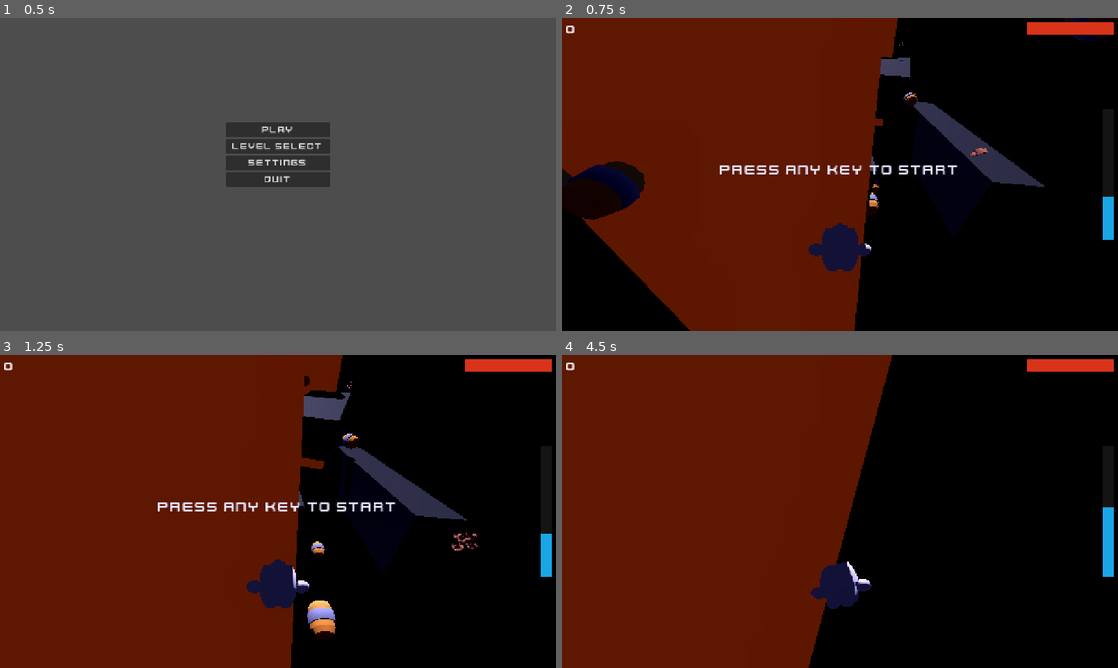
Above: before the commit, frames 1-4 (two rows, left to right).
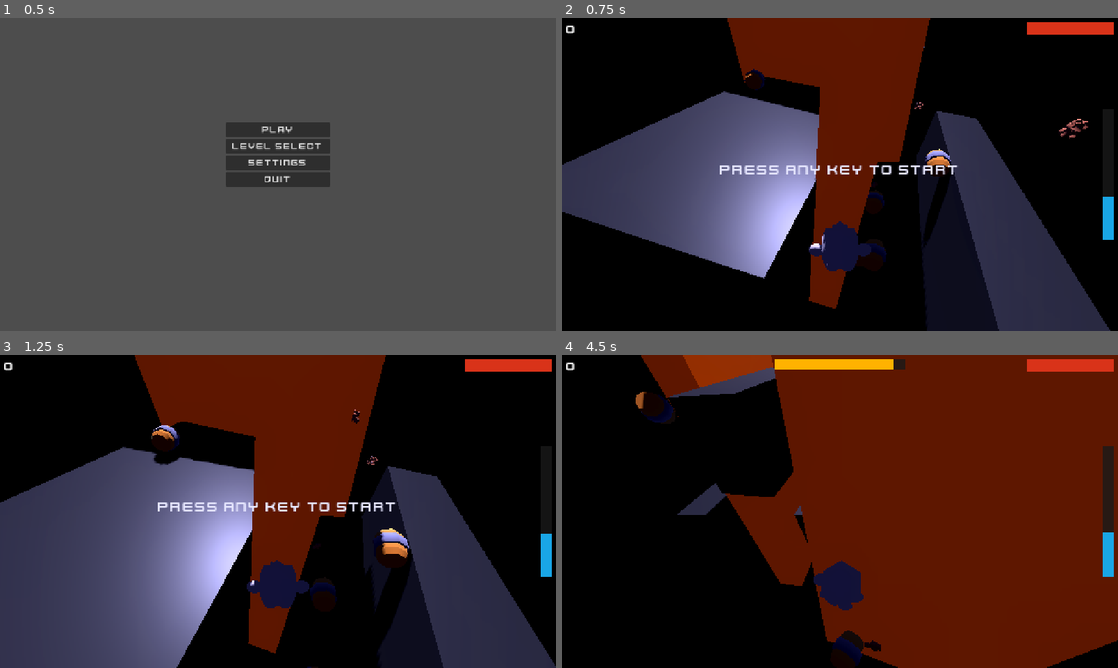
Above: after the commit, the same moments.

Repository: Dinozor/space-jumper
Game: Godot game, scene res://game/main/main.tscn
Same seed, same stepped clock (60 frames per second), same inputs: the game is played once before the commit and once after it.
Inputs (mouse positions are in pixels of both pictures, inside the frame that each line leads up to):
- Up to frame 1 (0.5 s): no input
- Up to frame 2 (0.75 s): click "Play" at 0.5 s
- Up to frame 3 (1.25 s): no input
- Up to frame 4 (4.5 s): tap Enter at 1.25, 4.25 s; move the mouse to (962, 495) at 1.27 s; hold D (move_right) 1.28-2.03 s; click (962, 495) at 1.42 s; move the mouse to (728, 527) at 2.02 s; hold S (move_back) 2.03-2.78 s; move the mouse to (895, 442) at 2.77 s; hold D (move_right) 2.78-3.5 s; click (840, 527) at 3.5 s, where only the run after the commit has a clickable "Restart"; move the mouse to (812, 574) at 4.27 s; hold W (move_forward) from 4.28 s (still down); click (812, 574) at 4.42 s

Frame 1 is identical in both runs. In frame 2, 55% of the frame differs, in the area x 0-99%, y 0-100%; in frame 3, 59%; in frame 4, 85%, in the area x 0-100%, y 0-100%.

Commit message:
feat(spawner): spawn table resource replaces hardcoded corridor ratios
SpawnEntry (scene, weight, min_difficulty, fall_speed_override,
is_centered) and SpawnTable (weighted pick() filtered by difficulty)
are new Resource classes in core/models/.

default_debris.tres encodes the existing spawn mix as data:
safe×6 / hazard×2 / wall×1.5 / doorway×0.5, matching the previous
hardcoded ratios (≈60/20/15/5 %).

CorridorSpawner gains @export var spawn_table: SpawnTable; when set,
_spawn_from_table() drives object selection and placement (using
entry.is_centered and entry.fall_speed_override). The legacy
scene-export path is preserved as a fallback. game.tscn wires the
new resource to the CorridorSpawner node.

Co-Authored-By: Claude Sonnet 4.6 <noreply@anthropic.com>

Diff:
--- /dev/null
+++ b/core/models/spawn_entry.gd
@@ -0,0 +1,10 @@
+class_name SpawnEntry
+extends Resource
+
+## One entry in a SpawnTable: what object to spawn and how often.
+
+@export var scene: PackedScene
+@export var weight: float = 1.0
+@export var min_difficulty: float = 0.0
+@export var fall_speed_override: float = 0.0
+@export var is_centered: bool = false
--- /dev/null
+++ b/core/models/spawn_table.gd
@@ -0,0 +1,24 @@
+class_name SpawnTable
+extends Resource
+
+## Collection of SpawnEntry items; picks one by weighted random selection.
+
+@export var entries: Array[SpawnEntry] = []
+
+
+## Returns a random entry eligible at the given difficulty, weighted by entry.weight.
+func pick(difficulty: float) -> SpawnEntry:
+	var eligible: Array[SpawnEntry] = []
+	var total: float = 0.0
+	for e: SpawnEntry in entries:
+		if e.scene != null and e.min_difficulty <= difficulty:
+			eligible.append(e)
+			total += e.weight
+	if eligible.is_empty():
+		return null
+	var roll: float = randf() * total
+	for e: SpawnEntry in eligible:
+		roll -= e.weight
+		if roll <= 0.0:
+			return e
+	return eligible[-1]
--- a/game/gameplay/game.tscn
+++ b/game/gameplay/game.tscn
@@ -1,20 +1,21 @@
 [gd_scene format=3 uid="uid://cpef5tcmsob8f"]
 
-[ext_resource type="PackedScene" path="res://game/objects/debris_doorway.tscn" id="Scene_DebrisDoorway"]
+[ext_resource type="PackedScene" uid="uid://debrdoorw01" path="res://game/objects/debris_doorway.tscn" id="Scene_DebrisDoorway"]
 [ext_resource type="PackedScene" uid="uid://debrisha0rd1" path="res://game/objects/debris_hazard.tscn" id="Scene_DebrisHazard"]
 [ext_resource type="PackedScene" uid="uid://debrissafe01" path="res://game/objects/debris_safe.tscn" id="Scene_DebrisSafe"]
-[ext_resource type="PackedScene" path="res://game/objects/debris_wall.tscn" id="Scene_DebrisWall"]
+[ext_resource type="PackedScene" uid="uid://dwutydur07qr8" path="res://game/objects/debris_wall.tscn" id="Scene_DebrisWall"]
 [ext_resource type="PackedScene" uid="uid://dp4g5kwtgxq0d" path="res://game/ui/game_over.tscn" id="Scene_GameOver"]
 [ext_resource type="PackedScene" uid="uid://hudscene001" path="res://game/ui/hud.tscn" id="Scene_HUD"]
+[ext_resource type="PackedScene" uid="uid://pickboost01" path="res://game/objects/pickup_boost.tscn" id="Scene_PickupBoost"]
+[ext_resource type="PackedScene" uid="uid://pickhp001" path="res://game/objects/pickup_health.tscn" id="Scene_PickupHealth"]
 [ext_resource type="PackedScene" uid="uid://playerscene1" path="res://game/player/player.tscn" id="Scene_Player"]
 [ext_resource type="PackedScene" uid="uid://crvi684jvpq3d" path="res://game/objects/space_station.tscn" id="Scene_SpaceStation"]
 [ext_resource type="Script" uid="uid://din7h273lfkkr" path="res://game/systems/corridor_spawner.gd" id="Script_CorridorSpawner"]
 [ext_resource type="Script" uid="uid://bbd8l7wusl2q7" path="res://game/systems/drift_tracker.gd" id="Script_DriftTracker"]
 [ext_resource type="Script" uid="uid://c81nx6jtrhhro" path="res://game/gameplay/game.gd" id="Script_Game"]
 [ext_resource type="Script" uid="uid://bewj2th0xnmhd" path="res://game/systems/level_manager.gd" id="Script_LevelManager"]
-[ext_resource type="Script" path="res://game/systems/pickup_spawner.gd" id="Script_PickupSpawner"]
-[ext_resource type="PackedScene" uid="uid://pickhp001" path="res://game/objects/pickup_health.tscn" id="Scene_PickupHealth"]
-[ext_resource type="PackedScene" uid="uid://pickboost01" path="res://game/objects/pickup_boost.tscn" id="Scene_PickupBoost"]
+[ext_resource type="Script" uid="uid://d0dw2sdlydfae" path="res://game/systems/pickup_spawner.gd" id="Script_PickupSpawner"]
+[ext_resource type="Resource" uid="uid://c8ngbllbcliyy" path="res://resources/spawn_tables/default_debris.tres" id="SpawnTable_Default"]
 
 [sub_resource type="ProceduralSkyMaterial" id="ProcSky_1"]
 sky_top_color = Color(0.005, 0.005, 0.04, 1)
@@ -61,8 +62,9 @@
 hazard_debris_scene = ExtResource("Scene_DebrisHazard")
 wall_debris_scene = ExtResource("Scene_DebrisWall")
 doorway_debris_scene = ExtResource("Scene_DebrisDoorway")
+spawn_table = ExtResource("SpawnTable_Default")
 
-[node name="PickupSpawner" type="Node" parent="."]
+[node name="PickupSpawner" type="Node" parent="." unique_id=810681251]
 script = ExtResource("Script_PickupSpawner")
 pickup_scene = ExtResource("Scene_PickupHealth")
 boost_pickup_scene = ExtResource("Scene_PickupBoost")
--- a/game/systems/corridor_spawner.gd
+++ b/game/systems/corridor_spawner.gd
@@ -7,13 +7,14 @@
 @export var hazard_debris_scene: PackedScene
 @export var wall_debris_scene: PackedScene
 @export var doorway_debris_scene: PackedScene
-@export var spawn_interval: float = 0.1
+@export var spawn_interval: float = 0.3
 @export var spawn_z_range: float = 12.0
 @export var initial_fill_count: int = 36
 @export var fall_speed_min: float = 5.0
 @export var fall_speed_max: float = 12.0
 @export var wall_spawn_ratio: float = 0.15
 @export var doorway_spawn_ratio: float = 0.05
+@export var spawn_table: SpawnTable
 
 var _timer: float = 0.0
 
@@ -31,6 +32,23 @@
 
 
 func _spawn_at(y: float) -> void:
+	if spawn_table != null:
+		_spawn_from_table(y)
+	else:
+		_spawn_legacy(y)
+
+
+func _spawn_from_table(y: float) -> void:
+	var entry: SpawnEntry = spawn_table.pick(0.0)
+	if entry == null:
+		return
+	var instance: Node3D = entry.scene.instantiate()
+	add_child(instance)
+	_place_instance(instance, y, entry.is_centered)
+	(instance as RigidBody3D).linear_velocity = Vector3(0.0, -_pick_speed(entry), 0.0)
+
+
+func _spawn_legacy(y: float) -> void:
 	var scene: PackedScene = _choose_scene()
 	if scene == null:
 		return
@@ -38,8 +56,15 @@
 	add_child(instance)
 	var centered: bool = scene == wall_debris_scene or scene == doorway_debris_scene
 	_place_instance(instance, y, centered)
-	var speed: float = randf_range(fall_speed_min, fall_speed_max)
-	(instance as RigidBody3D).linear_velocity = Vector3(0.0, -speed, 0.0)
+	(instance as RigidBody3D).linear_velocity = Vector3(
+		0.0, -randf_range(fall_speed_min, fall_speed_max), 0.0
+	)
+
+
+func _pick_speed(entry: SpawnEntry) -> float:
+	if entry.fall_speed_override > 0.0:
+		return randf_range(entry.fall_speed_override * 0.75, entry.fall_speed_override * 1.25)
+	return randf_range(fall_speed_min, fall_speed_max)
 
 
 func _choose_scene() -> PackedScene:
--- /dev/null
+++ b/resources/spawn_tables/default_debris.tres
@@ -0,0 +1,34 @@
+[gd_resource type="Resource" script_class="SpawnTable" format=3 uid="uid://c8ngbllbcliyy"]
+
+[ext_resource type="Script" path="res://core/models/spawn_table.gd" id="Script_SpawnTable"]
+[ext_resource type="Script" path="res://core/models/spawn_entry.gd" id="Script_SpawnEntry"]
+[ext_resource type="PackedScene" uid="uid://debrissafe01" path="res://game/objects/debris_safe.tscn" id="Scene_Safe"]
+[ext_resource type="PackedScene" uid="uid://debrisha0rd1" path="res://game/objects/debris_hazard.tscn" id="Scene_Hazard"]
+[ext_resource type="PackedScene" uid="uid://dwutydur07qr8" path="res://game/objects/debris_wall.tscn" id="Scene_Wall"]
+[ext_resource type="PackedScene" uid="uid://debrdoorw01" path="res://game/objects/debris_doorway.tscn" id="Scene_Doorway"]
+
+[sub_resource type="Resource" id="Entry_Safe"]
+script = ExtResource("Script_SpawnEntry")
+scene = ExtResource("Scene_Safe")
+weight = 6.0
+
+[sub_resource type="Resource" id="Entry_Hazard"]
+script = ExtResource("Script_SpawnEntry")
+scene = ExtResource("Scene_Hazard")
+weight = 2.0
+
+[sub_resource type="Resource" id="Entry_Wall"]
+script = ExtResource("Script_SpawnEntry")
+scene = ExtResource("Scene_Wall")
+weight = 1.5
+is_centered = true
+
+[sub_resource type="Resource" id="Entry_Doorway"]
+script = ExtResource("Script_SpawnEntry")
+scene = ExtResource("Scene_Doorway")
+weight = 0.5
+is_centered = true
+
+[resource]
+script = ExtResource("Script_SpawnTable")
+entries = [SubResource("Entry_Safe"), SubResource("Entry_Hazard"), SubResource("Entry_Wall"), SubResource("Entry_Doorway")]
Not shown, changed: TODO.md
